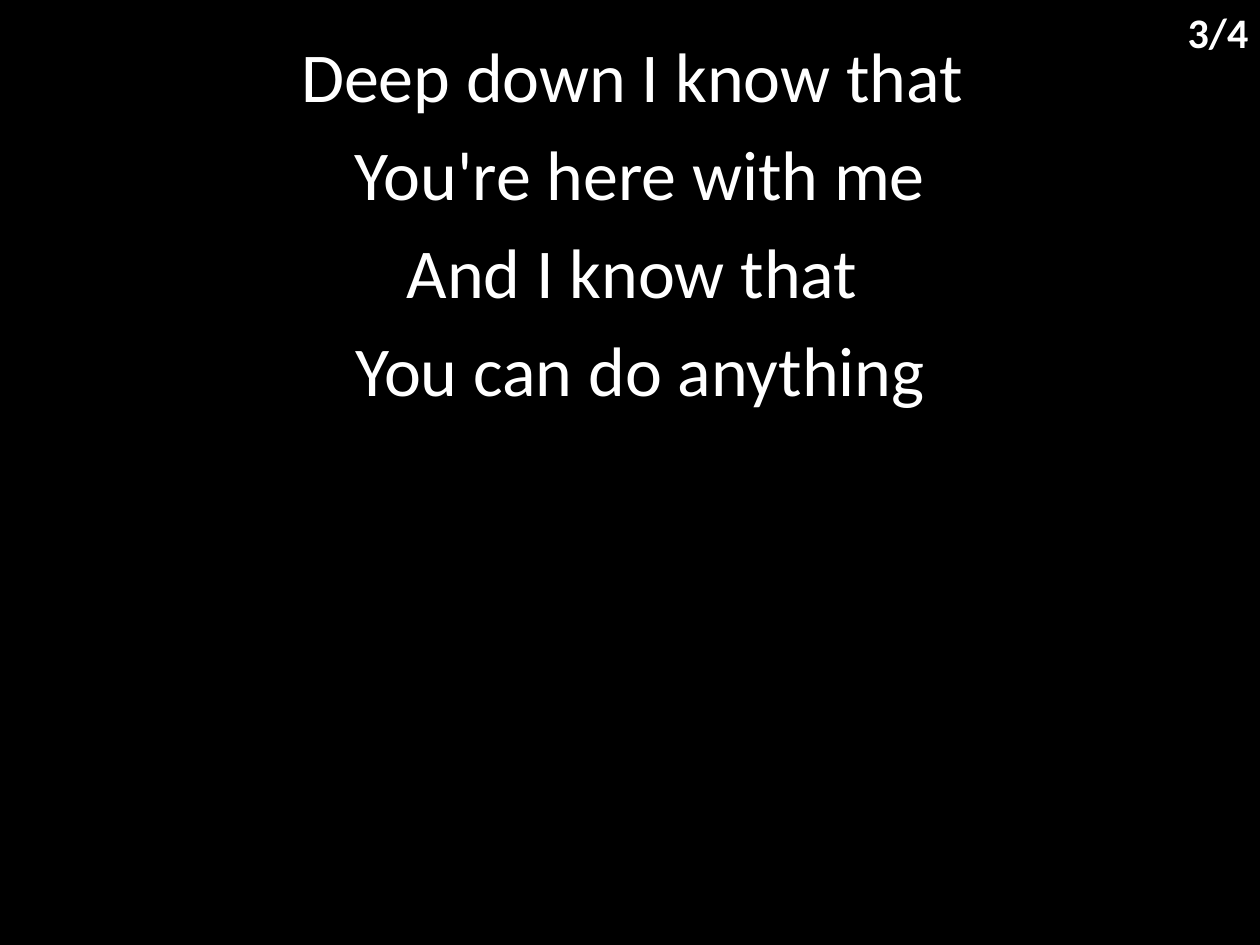
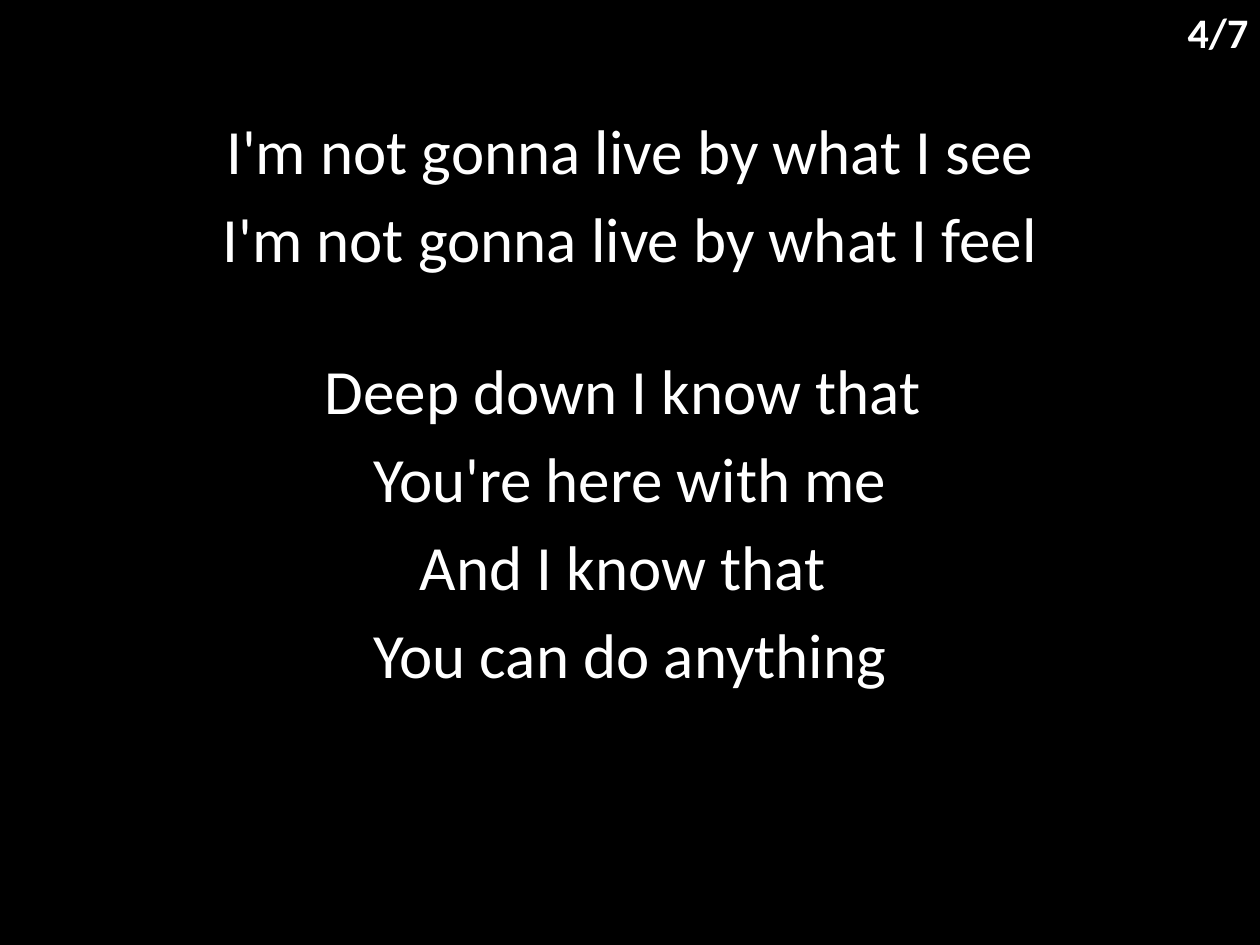
Before and after one commit to hoo-are-ya/worship, a slide deck: slide 5 of docs/songs/nothing is impossible.pptx (slide 4 before the commit). Drawn at 1260x945 pixels with LibreOffice and Linux fonts; fonts in the diff are those of the drawing. Boxes give left, top, right and bottom in pixels: in the first picture for what was removed or moved away, otherwise in the second. Text is boxed around its words. In the diff, an @@ line names an element or a change of style, - is before the commit and + after.

```diff
--- a/docs/songs/nothing is impossible.pptx
+++ b/docs/songs/nothing is impossible.pptx
@@ text at <box>1188,18,1249,50</box>: text changed @@
-3/4
+4/7
@@ subtitle "I'm not gonna live by ...": place and size @@
-subtitle "I'm not gonna live by ..." at <box>301,53,962,408</box>
+subtitle "I'm not gonna live by ..." at <box>223,130,1037,689</box>
@@ subtitle at <box>223,130,1037,424</box>: text changed; size 40 to 36 pt @@
-Deep down I know that
+I'm not gonna live by what I see
+I'm not gonna live by what I feel
+Deep down I know that
@@ subtitle at <box>373,458,887,689</box>: size 40 to 36 pt in "You're here with me", "And I know that", "You can do anything" @@
```
Also in this commit, not shown: 3 other slides changed, 3 slides added, 8 other files.
